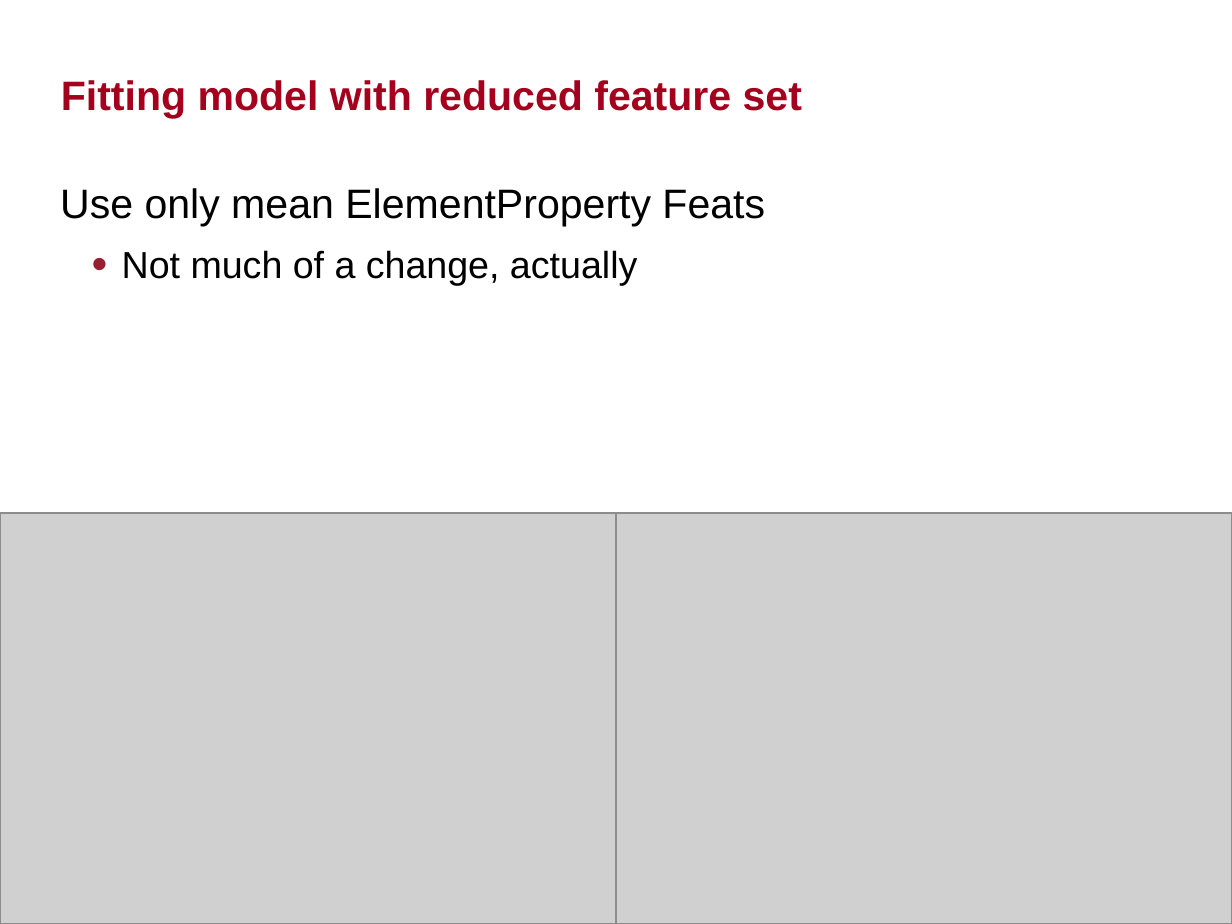
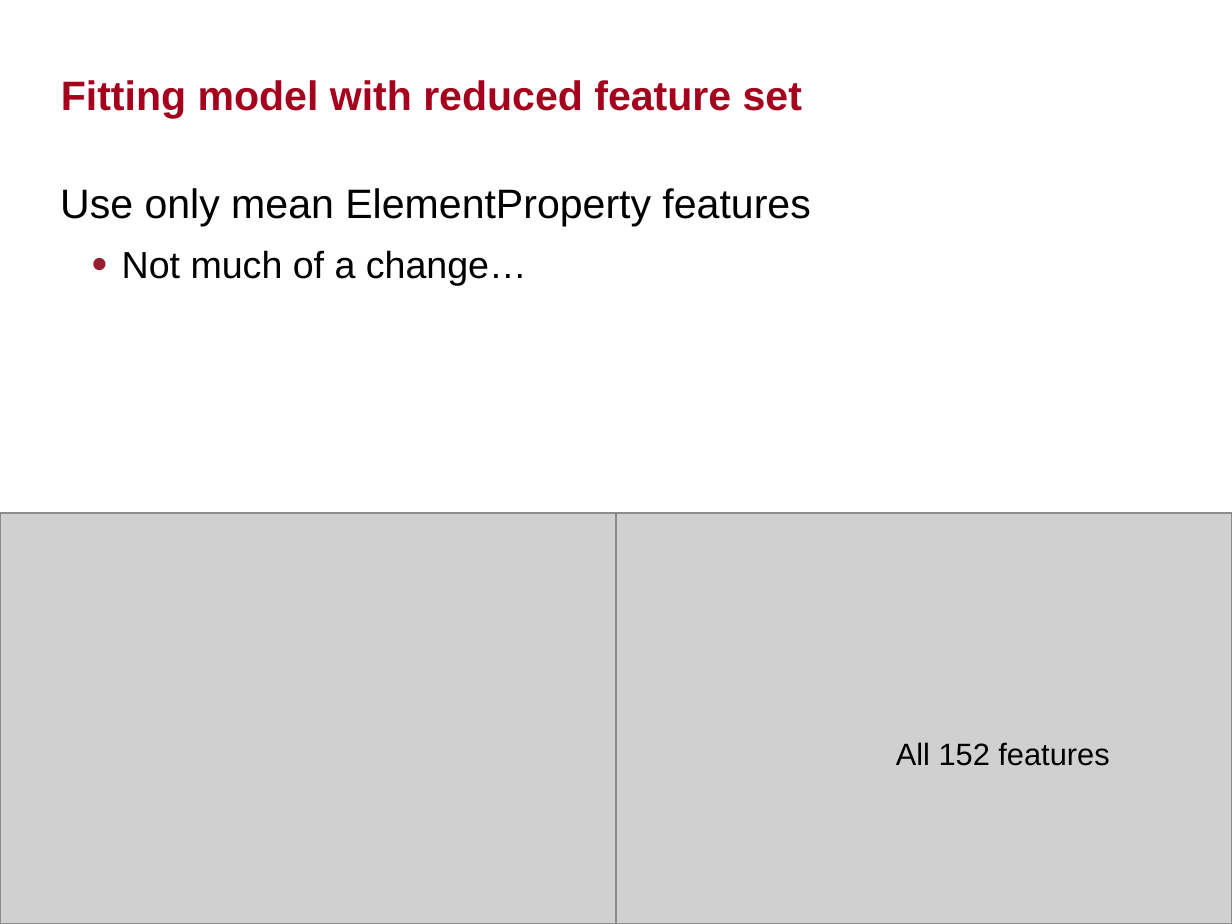
Before and after one commit to tangkong/MechPropModels, a slide deck: slide 5 of results/MechPropModels_summary.pptx. Drawn at 1232x924 pixels with LibreOffice and Linux fonts; fonts in the diff are those of the drawing; grey boxes stand for pictures; background and template pictures are left out. Boxes give left, top, right and bottom in pixels: in the first picture for what was removed or moved away, otherwise in the second. Text is boxed around its words. In the diff, an @@ line names an element or a change of style, - is before the commit and + after.

```diff
--- a/results/MechPropModels_summary.pptx
+++ b/results/MechPropModels_summary.pptx
@@ text at box(60, 188, 810, 285): text changed @@
-Use only mean ElementProperty Feats
-  • Not much of a change, actually
+Use only mean ElementProperty features
+  • Not much of a change…
@@ text added at box(896, 742, 1109, 766), 18 pt, text #000000 @@
+All 152 features
```
Also in this commit, not shown: 4 other slides changed, 15 slides added, 40 other files.
